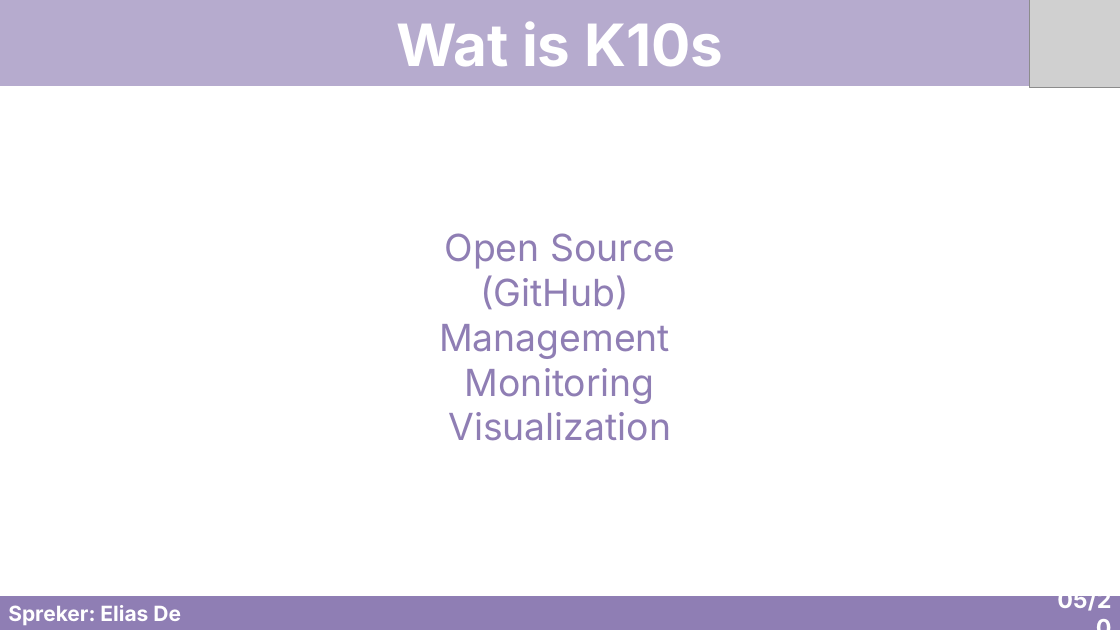
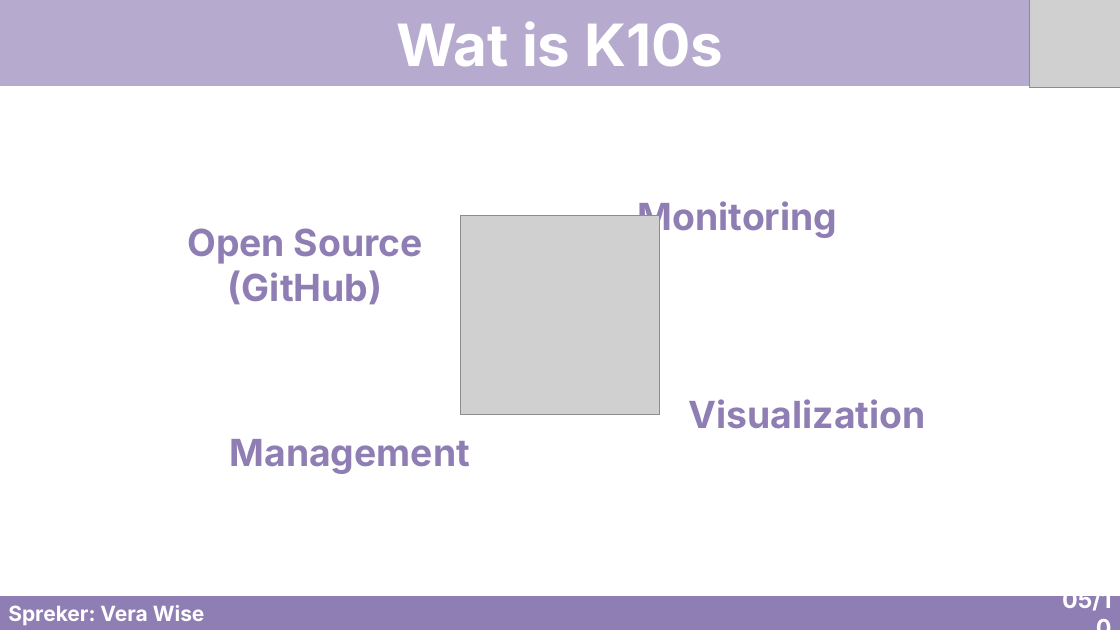
Before and after one commit to EliasDeHondt/K10s, a slide deck: slide 8 of docs/pptx/presentation.pptx. Drawn at 1120x630 pixels with LibreOffice and Linux fonts; fonts in the diff are those of the drawing; grey boxes stand for pictures. Boxes give left, top, right and bottom in pixels: in the first picture for what was removed or moved away, otherwise in the second. Text is boxed around its words. In the diff, an @@ line names an element or a change of style, - is before the commit and + after.

```diff
--- a/docs/pptx/presentation.pptx
+++ b/docs/pptx/presentation.pptx
@@ text added at (638,201,837,238), 32 pt, text #8F7EB4, bold @@
+Monitoring
@@ text added at (187,228,423,305), 32 pt, text #8F7EB4, bold @@
+Open Source (GitHub)
@@ text at (439,233,675,404): paragraphs removed @@
-Open Source (GitHub)
-Management
-Monitoring
@@ picture added at (461,216,660,414) @@
@@ text "Visualization": place and size @@
-text "Visualization" at (439,233,675,441)
+text "Visualization" at (689,399,926,429)
@@ text "Visualization" at (689,399,926,429): bold on @@
@@ text added at (230,439,470,474), 32 pt, text #8F7EB4, bold @@
+Management
@@ text at (1062,588,1111,614): text changed @@
-05/20
+05/10
@@ text at (8,605,205,625): text changed @@
-Spreker: Elias De Hondt
+Spreker: Vera Wise
```
Also in this commit, not shown: 9 other slides changed, 3 slides added, 8 other files.
